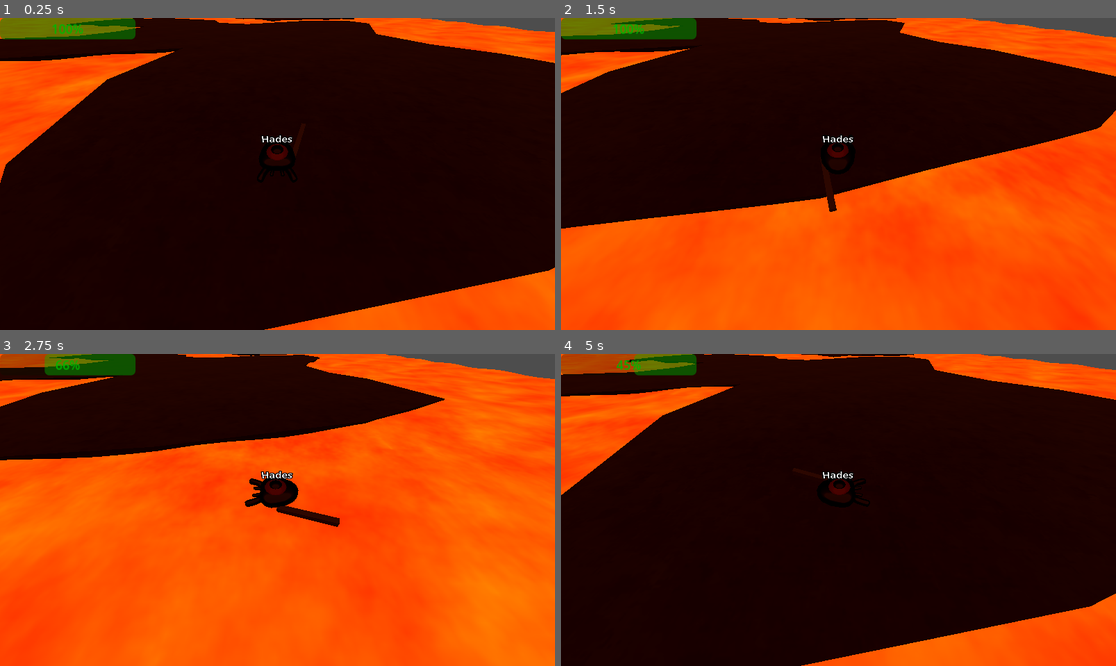
Above: before the commit, frames 1-4 (two rows, left to right).
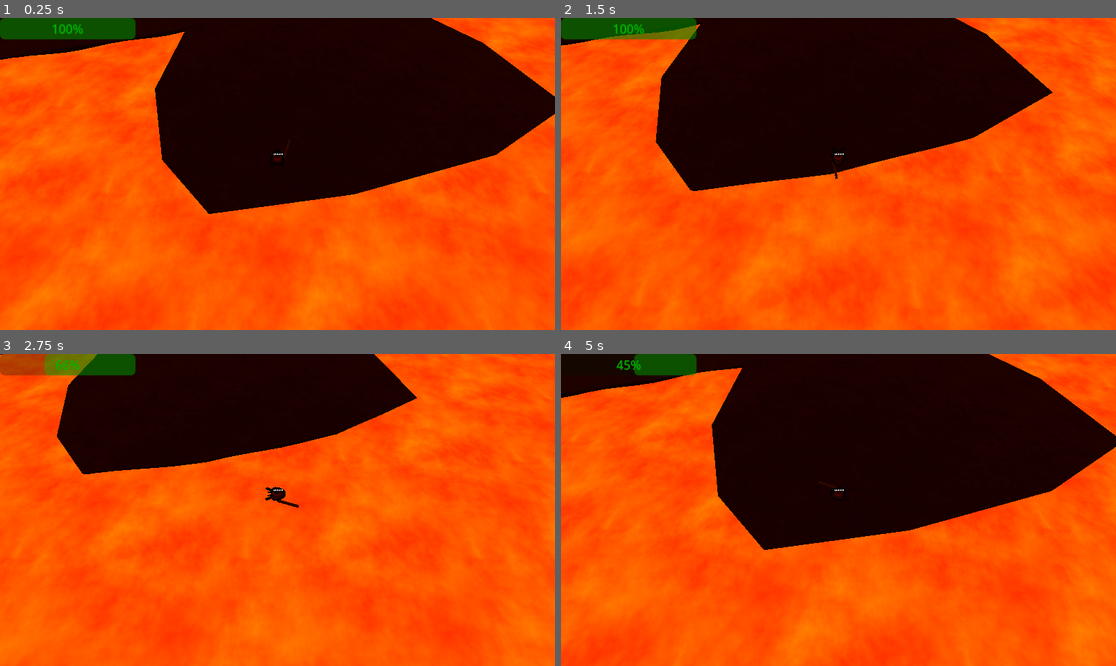
Above: after the commit, the same moments.

Repository: bigmcbigger/congenial-octo-carnival
Game: Godot game, scene res://dungeon/dungeon.tscn
The game is run twice, just before and just after one commit, with the same random seed, the same clock (stepped at 60 frames per second) and the same inputs.
Inputs (mouse positions are in pixels of both pictures, inside the frame that each line leads up to):
- Up to frame 1 (0.25 s): no input
- Up to frame 2 (1.5 s): tap Enter (ui_accept) at 0.5, 0.77 s; move the mouse to (960, 158) at 0.52 s; hold Right (ui_right) 0.53-1.28 s; click (960, 158) at 0.6 s; move the mouse to (727, 189) at 1.27 s; hold Down (ui_down) from 1.28 s (still down); click (727, 189) at 1.35 s
- Up to frame 3 (2.75 s): tap Enter (ui_accept) at 1.52 s; move the mouse to (333, 441) at 2.02 s; release Down (ui_down) at 2.03 s; hold Right (ui_right) from 2.03 s (still down); click (333, 441) at 2.1 s
- Up to frame 4 (5 s): move the mouse to (810, 572) at 2.77 s; release Right (ui_right) at 2.78 s; hold Up (ui_up) 2.78-3.53 s; click (810, 572) at 2.85 s; tap Enter (ui_accept) at 3.02, 3.77, 4.52 s; move the mouse to (1005, 556) at 3.52 s; hold Left (ui_left) from 3.53 s (still down); click (1005, 556) at 3.6 s; move the mouse to (672, 463) at 4.27 s; click (672, 463) at 4.35 s

The runs differ from the first frame. In frame 1, 57% of the frame differs, in the area x 0-100%, y 0-100%; in frame 2, 29%; in frame 3, 24%; in frame 4, 57%.

Commit message:
Make golem face player and change default camera

Diff:
--- a/archer.gd
+++ b/archer.gd
@@ -9,7 +9,7 @@
 @export var AGGRO_RANGE: float = 20.0
 @export var ATTACK_DURATION: float = 1.0;
 @export var WINDUP_DURATION: float = 0.2;
-@export var COOLDOWN_DURATION: float = 0.1;
+@export var COOLDOWN_DURATION: float = 0.5;
 
 var navmap_ready = false
 var nav_state = NAV_STATE.WAITING
@@ -132,12 +132,18 @@
 
 
 func _process(delta):
-	# TODO when within distance begin attack sequence
 	nav_state = update_navigation_state()
+	# TODO could bring update_attack_state() to this level
+	# to allow cooldown animation to be updated outside of the attack
+	# navigation state.
 
 func _physics_process(delta):
 
-	# TODO face player (rotate about y only)
+	if nav_state != NAV_STATE.WAITING:
+		var player_pos = player.global_position
+		player_pos.y = global_position.y
+		look_at(player_pos)
+
 	if navigation_agent.is_navigation_finished():
 		return
 
--- a/archer.tscn
+++ b/archer.tscn
@@ -79,13 +79,15 @@
 [node name="skull" type="MeshInstance3D" parent="head"]
 mesh = SubResource("TubeTrailMesh_w6dop")
 
-[node name="left_eye" type="MeshInstance3D" parent="head"]
+[node name="left_eye" type="MeshInstance3D" parent="head/skull"]
 transform = Transform3D(1, 0, 0, 0, 1, 0, 0, 0, 1, -0.0785712, -0.083506, -0.0901639)
 mesh = SubResource("SphereMesh_vbmv3")
+skeleton = NodePath("../..")
 
-[node name="right_eye" type="MeshInstance3D" parent="head"]
+[node name="right_eye" type="MeshInstance3D" parent="head/skull"]
 transform = Transform3D(1, 0, 0, 0, 1, 0, 0, 0, 1, 0.079, -0.084, -0.09)
 mesh = SubResource("SphereMesh_vbmv3")
+skeleton = NodePath("../..")
 
 [node name="CollisionShape3D" type="CollisionShape3D" parent="."]
 transform = Transform3D(1, 0, 0, 0, 1, 0, 0, 0, 1, -0.0308838, 0.235413, 0)
--- a/character.tscn
+++ b/character.tscn
@@ -145,7 +145,7 @@
 text = "Hades"
 
 [node name="Camera3D" type="Camera3D" parent="."]
-transform = Transform3D(1, 0, 0, 0, 0.536608, 0.843832, 0, -0.843832, 0.536608, 0.00811815, 1.55508, 1.35693)
+transform = Transform3D(1, 0, 0, 0, 0.277315, 0.960779, 0, -0.960779, 0.277315, 0.00811815, 4.66918, 2.11388)
 current = true
 fov = 110.174
 
--- a/dungeon/dungeon.tscn
+++ b/dungeon/dungeon.tscn
@@ -61,7 +61,7 @@
 light_angular_distance = 23.17
 
 [node name="Archer" parent="." instance=ExtResource("4_dewp4")]
-transform = Transform3D(1, 0, 0, 0, 1, 0, 0, 0, 1, 0, 0.624448, 199.031)
+transform = Transform3D(1, 0, 0, 0, 1, 0, 0, 0, 1, 0, 0.566454, 199.031)
 
 [node name="NavigationRegion3D" type="NavigationRegion3D" parent="."]
 navigation_mesh = SubResource("NavigationMesh_ghajr")
